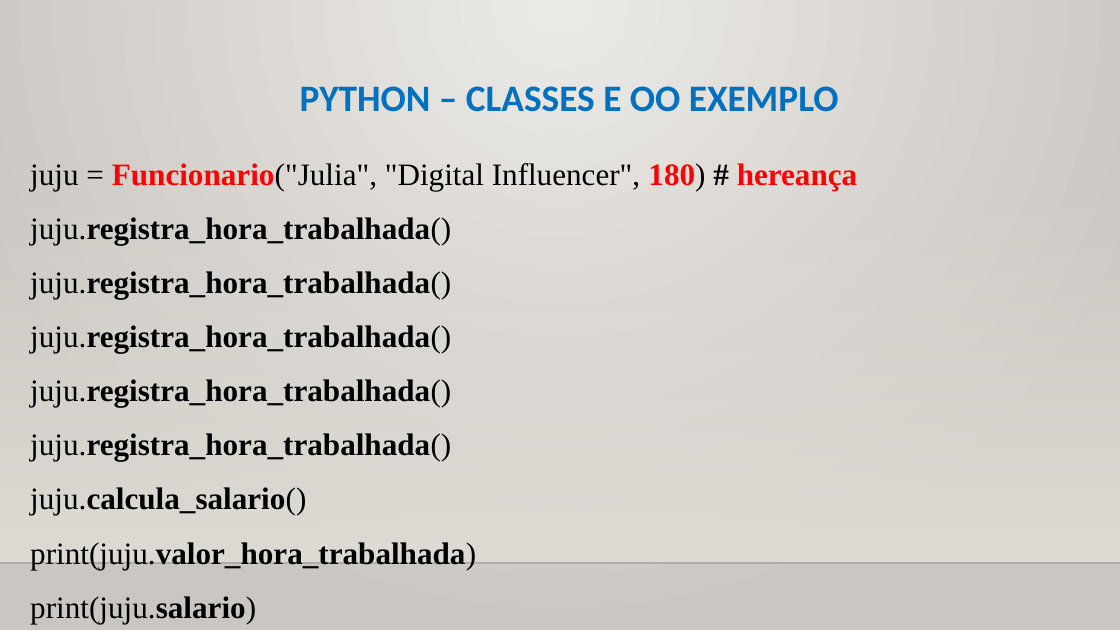
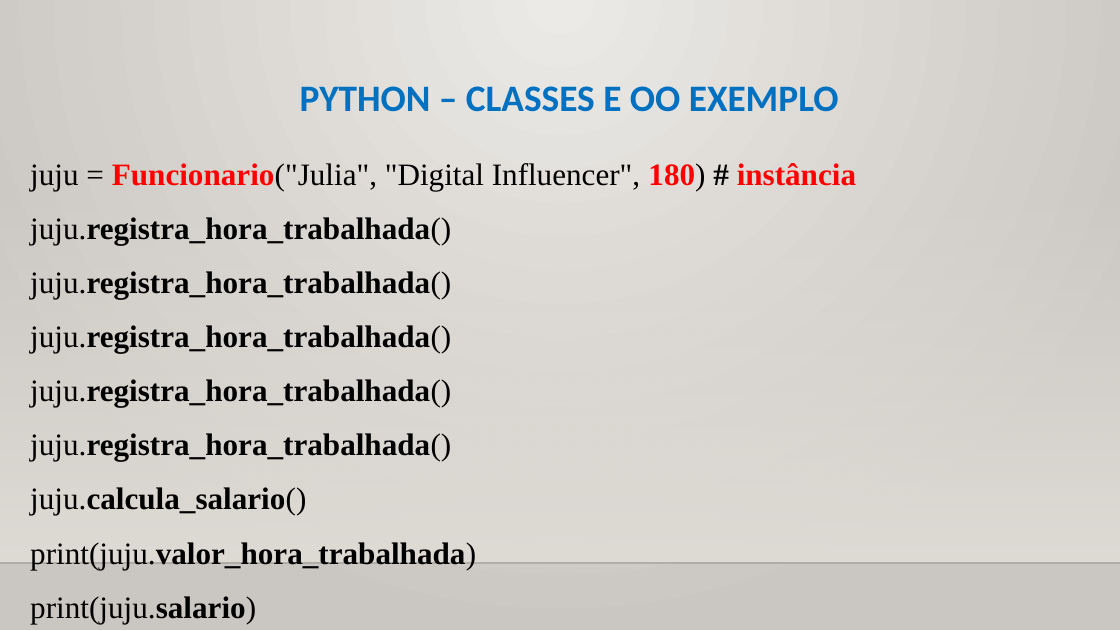
Before and after one commit to CloudEducationBrazil/WydenUniRuyPythonRAD, a slide deck: slide 23 of 01 Classes/Aula 11 RAD Python - Classes - Orientação a Objetos.pptx. Drawn at 1120x630 pixels with LibreOffice and Linux fonts; fonts in the diff are those of the drawing; background and template pictures are left out. Boxes give left, top, right and bottom in pixels: in the first picture for what was removed or moved away, otherwise in the second. Text is boxed around its words. In the diff, an @@ line names an element or a change of style, - is before the commit and + after.

Commit message:
Python Exercs ...

```diff
--- a/01 Classes/Aula 11 RAD Python - Classes - Orientação a Objetos.pptx
+++ b/01 Classes/Aula 11 RAD Python - Classes - Orientação a Objetos.pptx
@@ text at (30, 163, 856, 190): text changed @@
-juju = Funcionario("Julia", "Digital Influencer", 180) # hereança
+juju = Funcionario("Julia", "Digital Influencer", 180) # instância
```
Also in this commit, not shown: 4 other slides changed, 1 slide added, 4 other files.
